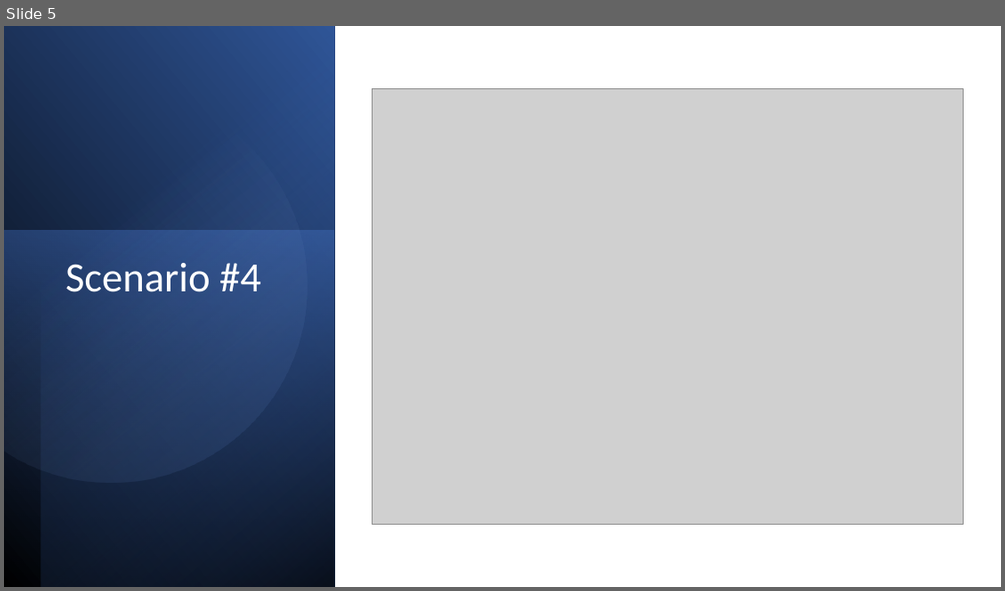
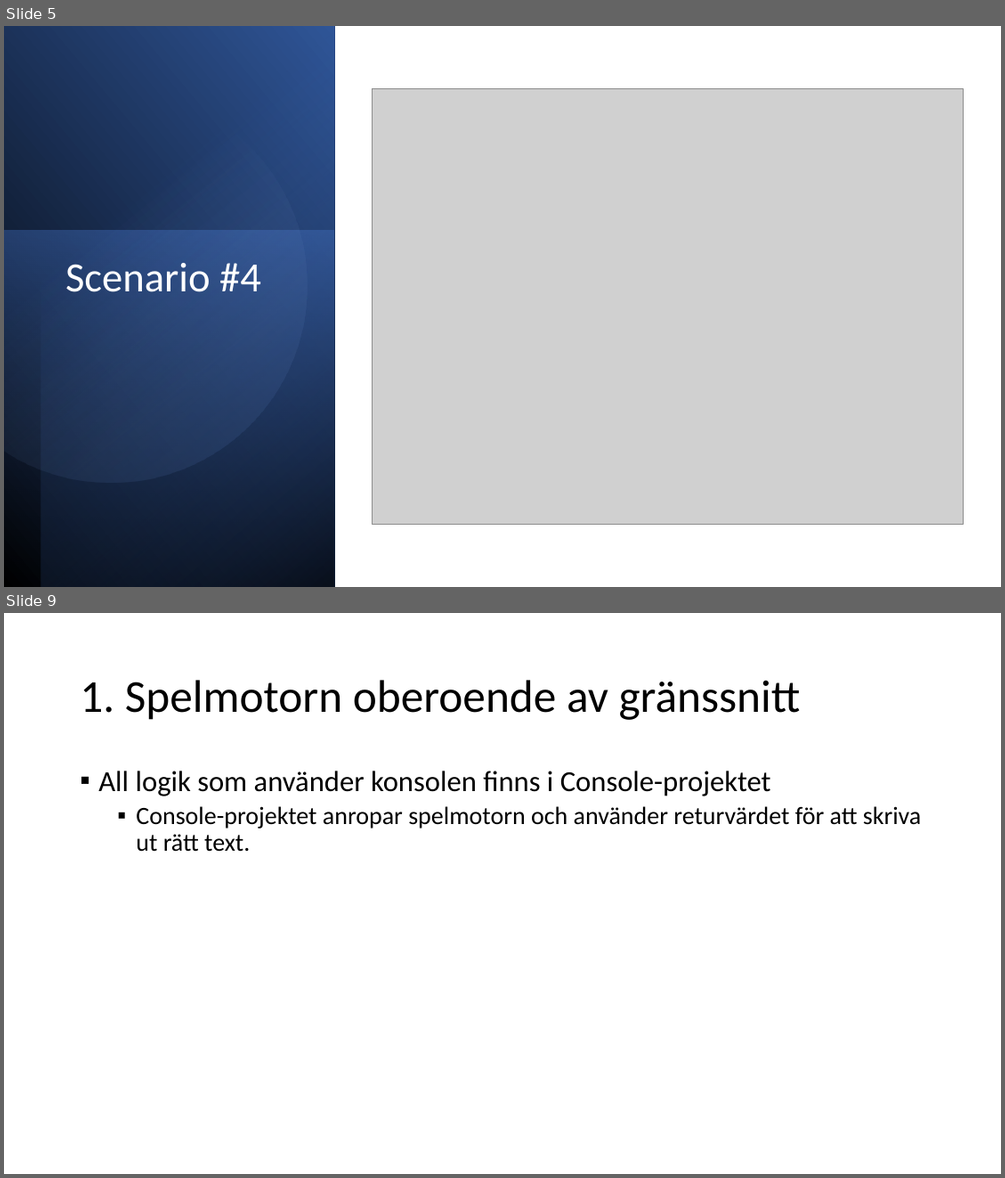
Before and after one commit to PGVSNH20/ludo-game-ludo6, a slide deck: Documentation/Presentation - Koden.pptx. Shown one above the other, each under a label of ours: slide 5 before the commit, slides 5 and 9 after it; the slides between them are not shown. The pictures are 1005x591 and 1005x1178 pixels, drawn with LibreOffice and Linux fonts; fonts in the diff are those of the drawing; grey boxes stand for pictures. Boxes give left, top, right and bottom in pixels: in the first picture for what was removed or moved away, otherwise in the second. Text is boxed around its words. In the diff, an @@ line names an element or a change of style, - is before the commit and + after.

Commit message:
Collision logic, RollDice console logic & Piece offsets
Fixed collision logic and LetPlayerRollDice logic.
Added Offset and BoardPosition properties to Piece-types.

```diff
--- a/Documentation/Presentation - Koden.pptx
+++ b/Documentation/Presentation - Koden.pptx
@@ slide 9 added at [4,613,1001,1174], background #FFFFFF @@
@@ title added at [80,680,801,720], 44 pt, text #000000 @@
+1. Spelmotorn oberoende av gränssnitt
@@ text added at [98,771,921,852], 24 pt, text #000000 @@
+▪ All logik som använder konsolen finns i Console-projektet
+  ▪ Console-projektet anropar spelmotorn och använder returvärdet för att skriva ut rätt text.
```
Also in this commit, not shown: 2 slides changed, 1 other slide added, 7 other files.
